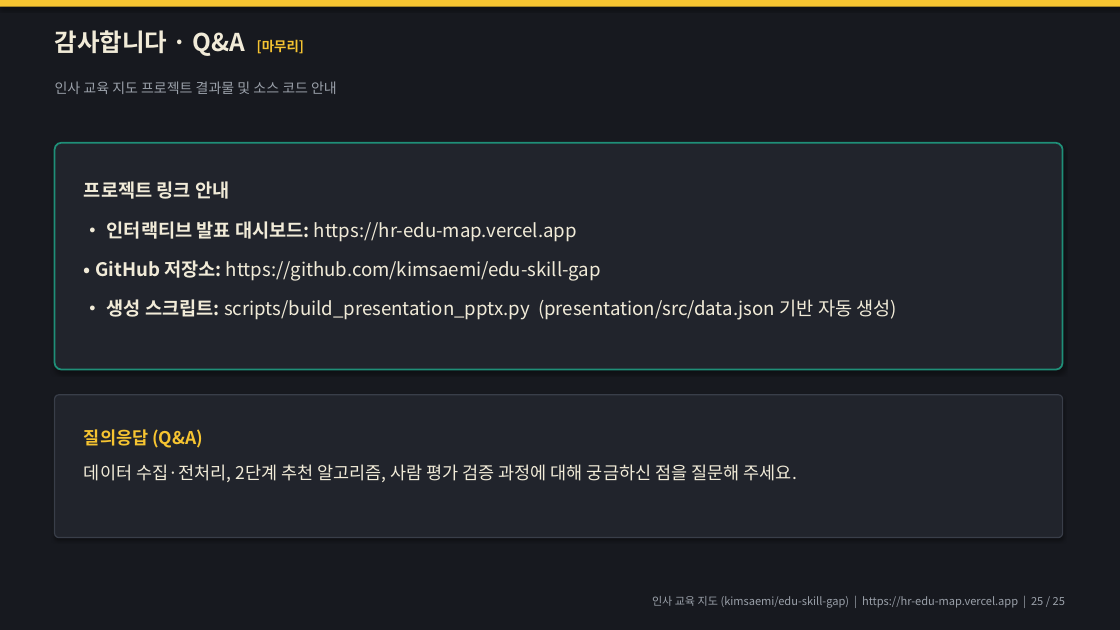
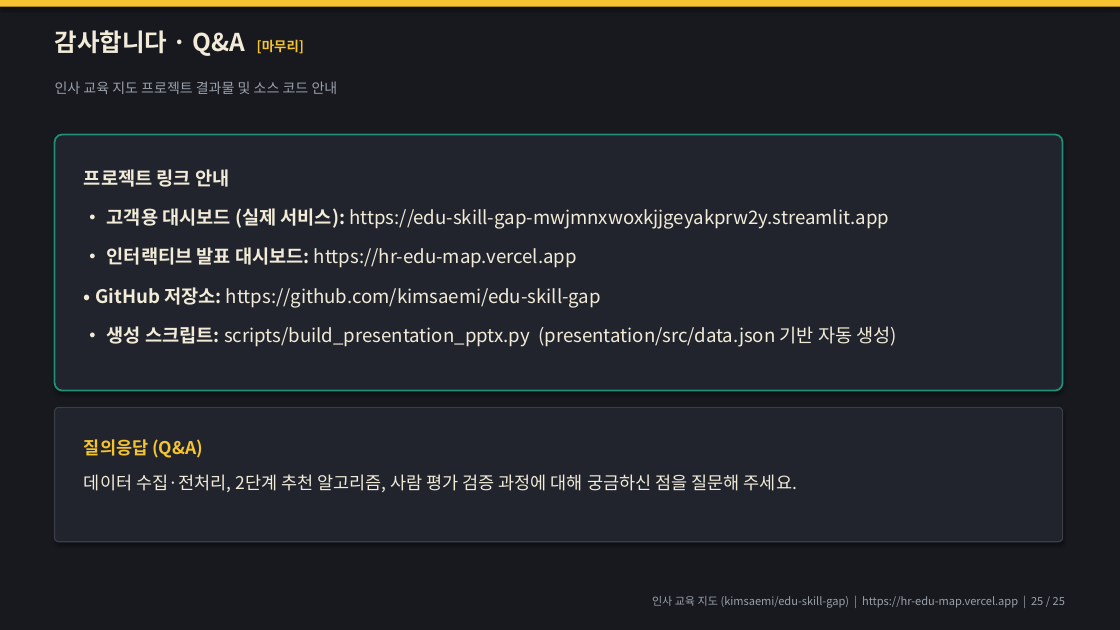
Before and after one commit to kimsaemi/edu-skill-gap, a slide deck: slide 25 of presentation/HR_교육지도_발표.pptx. Drawn at 1120x630 pixels with LibreOffice and Linux fonts; fonts in the diff are those of the drawing. Boxes give left, top, right and bottom in pixels: in the first picture for what was removed or moved away, otherwise in the second. Text is boxed around its words. In the diff, an @@ line names an element or a change of style, - is before the commit and + after.

```diff
--- a/presentation/HR_교육지도_발표.pptx
+++ b/presentation/HR_교육지도_발표.pptx
@@ rounded rectangle: place and size @@
-rounded rectangle at bbox=[55, 143, 1063, 370]
+rounded rectangle at bbox=[55, 134, 1063, 391]
@@ text "프로젝트 링크 안내": place and size @@
-text "프로젝트 링크 안내" at bbox=[84, 181, 898, 320]
+text "프로젝트 링크 안내" at bbox=[84, 169, 898, 347]
@@ text at bbox=[107, 208, 889, 229]: paragraph added @@
+• 고객용 대시보드 (실제 서비스): https://edu-skill-gap-mwjmnxwoxkjjgeyakprw2y.streamlit.app
@@ rounded rectangle: place and size @@
-rounded rectangle at bbox=[55, 395, 1063, 538]
+rounded rectangle at bbox=[55, 408, 1063, 542]
@@ text "질의응답 (Q&A)": place and size @@
-text "질의응답 (Q&A)" at bbox=[84, 429, 797, 482]
+text "질의응답 (Q&A)" at bbox=[84, 439, 797, 492]
```
Also in this commit, not shown: 1 other slide changed, 6 other files.
